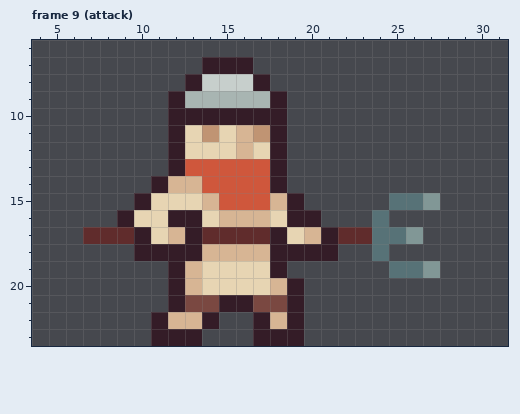
Two states of a pixel-art file, img/units/castle_villein_anim.aseprite. The picture above was drawn from the file before the commit.
32x24 pixels, 17 frames. Shown: frame 9 (attack): x 4..31, y 6..23. The commit also changed other frames, which this record leaves out.
Once edited:
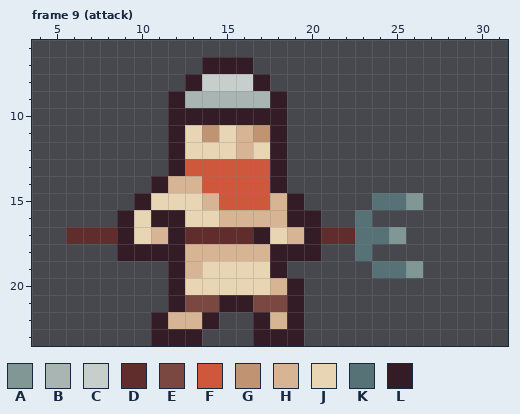
Palette (. is transparent): A #819796  B #a8b5b2  C #c7cfcc  D #602c2c  E #7a4841  F #cf573c  G #c09473  H #d7b594  J #e7d5b3  K #577277  L #341c27
From old to new:
Frame 9 (attack):
Colour K gives way to colour A in row 15 at x 26; in row 17 at x 25; in row 19 at x 26.
The edit adds colour D in row 17 at x 6.
Colour L gives way to colour D in row 17 at x 13 and 21.
Colour J gives way to colour H in row 16 at x 18; in row 17 at x 11 and 19.
Colour L gives way to colour H in row 18 at x 13.
Colour H gives way to colour J in row 20 at x 13.
Colour L gives way to colour J in row 16 at x 13; in row 17 at x 10 and 18.
The edit adds colour K in row 15 at x 24; in row 16 at x 23; in row 18 at x 23; in row 19 at x 24.
Colour D gives way to colour K in row 17 at x 23.
The edit adds colour L in row 18 at x 9.
Colour D gives way to colour L in row 17 at x 9 and 17.
Colour H gives way to colour L in row 17 at x 12 and 20.
Colour J gives way to colour L in row 16 at x 11.
The edit erases colour A in row 15 at x 27; in row 17 at x 26; in row 19 at x 27.
The edit erases colour K in row 16 at x 24; in row 18 at x 24.
The edit erases colour L in row 18 at x 21.
